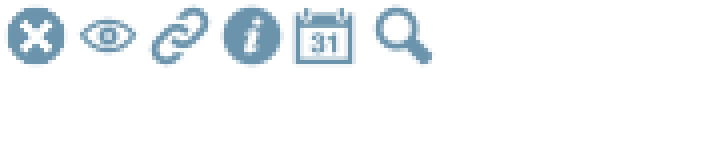
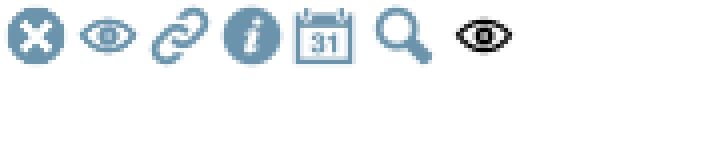
Comparing the layer stacks of the two w=720, h=144 images. Changes:
added layer "expanded" above "collapsed" over [76, 16, 140, 56]
added layer "collapsed" above "search" over [452, 16, 516, 56]
